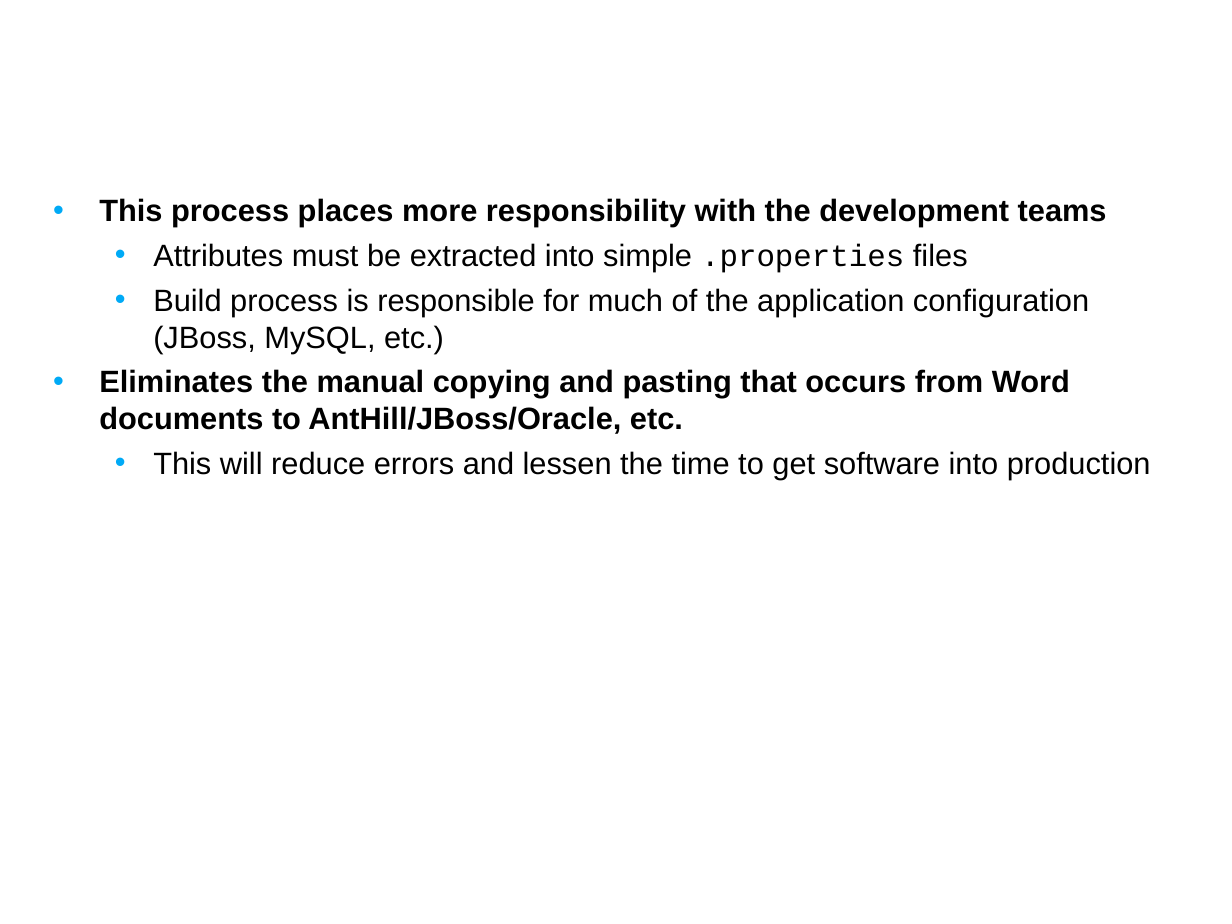
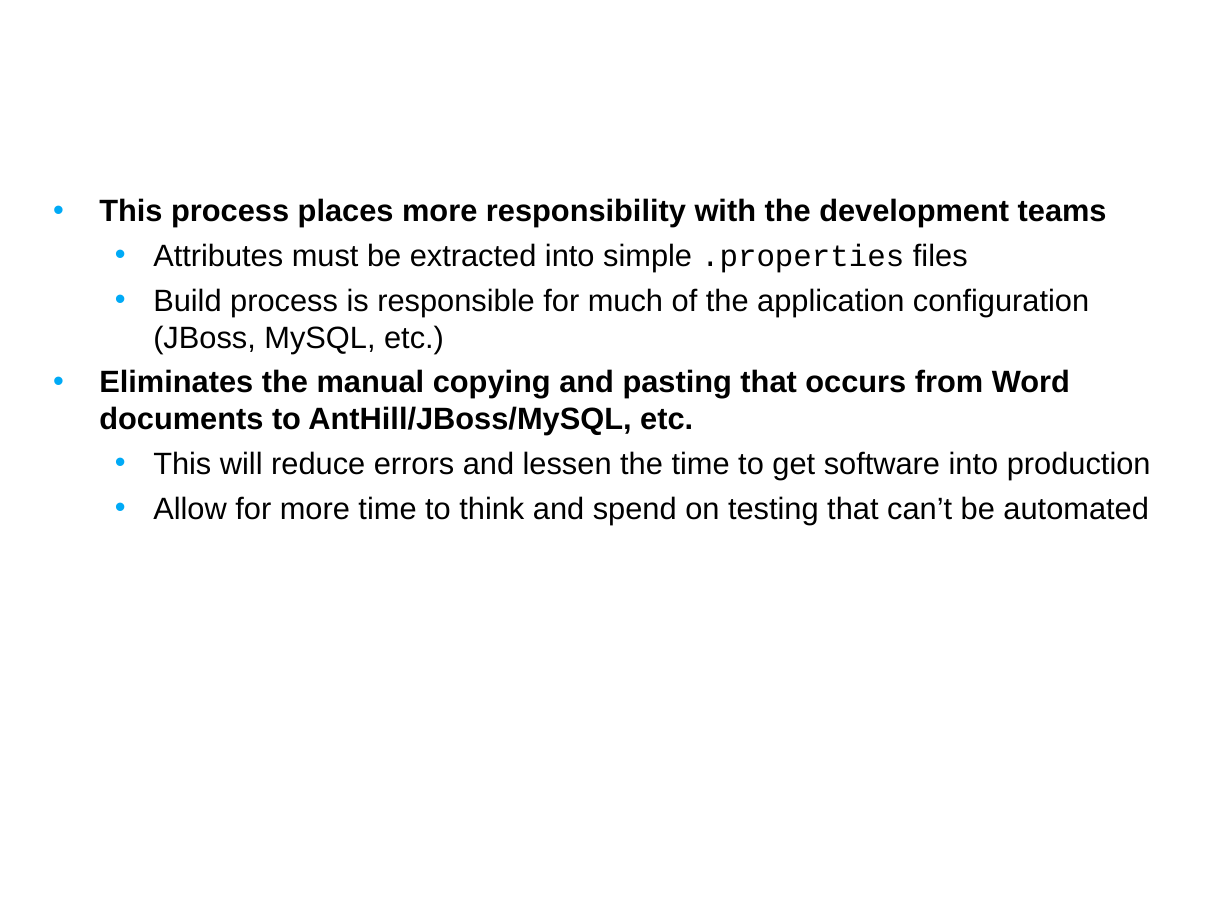
Before and after one commit to NCIP/caarray-docs, a slide deck: slide 31 of project_management/reports/development_to_qa_handoff.ppt (slide 21 before the commit). Drawn at 1232x924 pixels with LibreOffice and Linux fonts; fonts in the diff are those of the drawing; background and template pictures are left out. Boxes give left, top, right and bottom in pixels: in the first picture for what was removed or moved away, otherwise in the second. Text is boxed around its words. In the diff, an @@ line names an element or a change of style, - is before the commit and + after.

```diff
--- a/project_management/reports/development_to_qa_handoff.ppt
+++ b/project_management/reports/development_to_qa_handoff.ppt
@@ text at [99,369,1070,435]: text changed @@
-• Eliminates the manual copying and pasting that occurs from Word documents to AntHill/JBoss/Oracle, etc.
+• Eliminates the manual copying and pasting that occurs from Word documents to AntHill/JBoss/MySQL, etc.
@@ text at [153,496,1148,524]: paragraph added @@
+  • Allow for more time to think and spend on testing that can’t be automated
```
Also in this commit, not shown: 7 other slides changed, 13 slides added, 3 slides removed.
